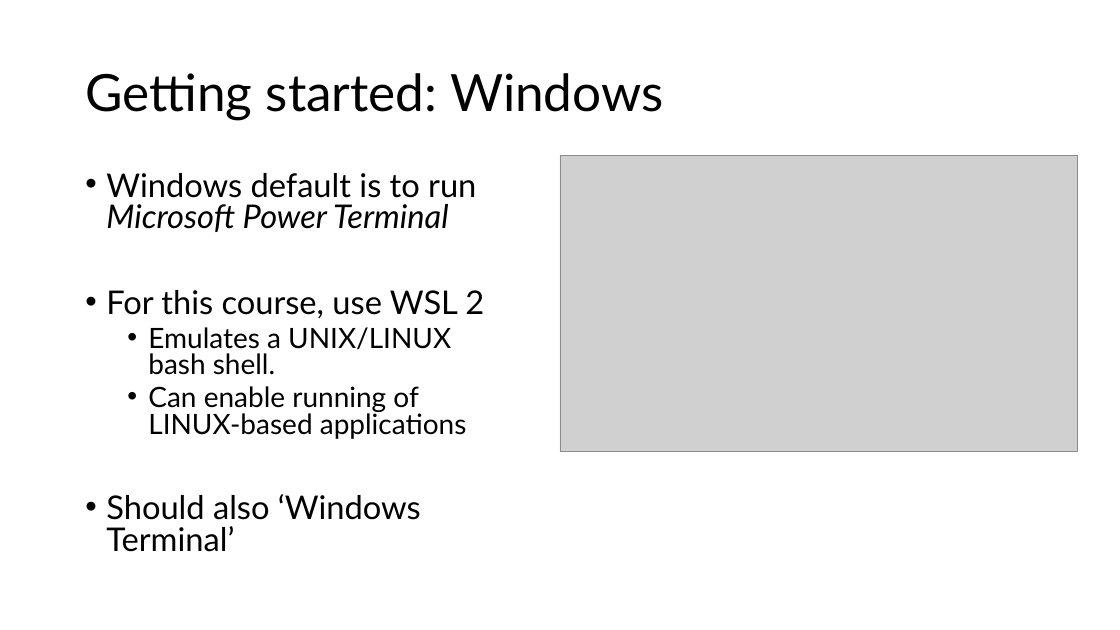
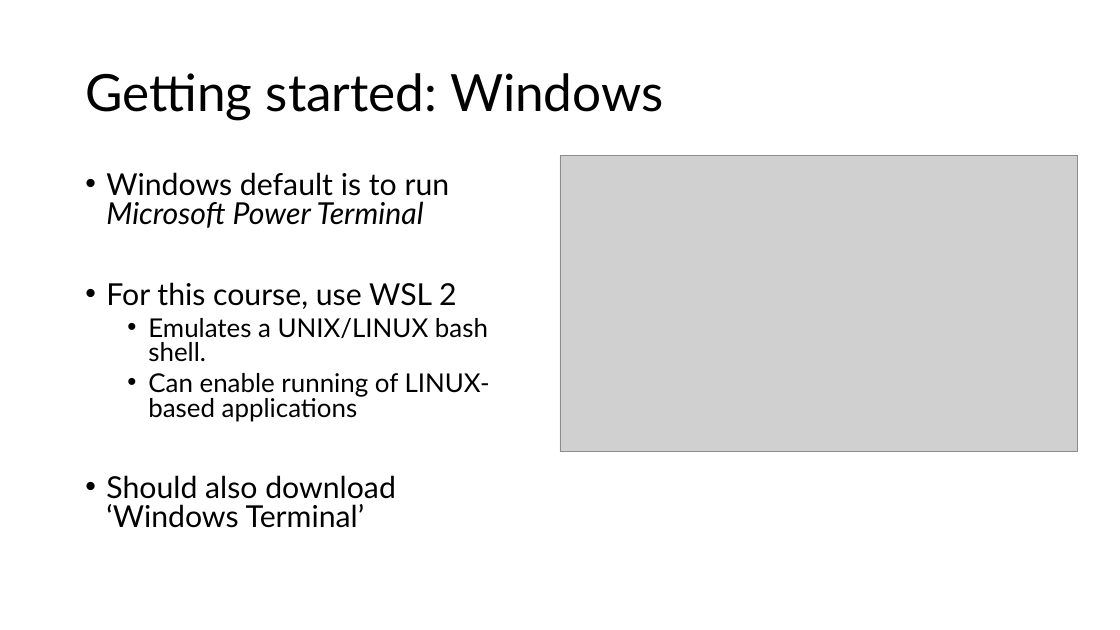
Before and after one commit to joe2mer/PSYC-5P02-2025, a slide deck: slide 7 of Slides/1.Terminal&Shell.pptx. Drawn at 1120x630 pixels with LibreOffice and Linux fonts; fonts in the diff are those of the drawing; grey boxes stand for pictures. Boxes give left, top, right and bottom in pixels: in the first picture for what was removed or moved away, otherwise in the second. Text is boxed around its words. In the diff, an @@ line names an element or a change of style, - is before the commit and + after.

```diff
--- a/Slides/1.Terminal&Shell.pptx
+++ b/Slides/1.Terminal&Shell.pptx
@@ text at [106,172,490,422]: size 28 to 25.9 pt in "Windows default is to run Microsoft Power ...", "For this course, use WSL 2"; size 24 to 22.2 pt in "Emulates a UNIX/LINUX bash shell.", "Can enable running of LINUX-based applications" @@
@@ text at [106,475,396,528]: text changed; size 28 to 25.9 pt @@
-• Should also ‘Windows Terminal’
+• Should also download ‘Windows Terminal’
```
Also in this commit, not shown: 1 other slide changed.
